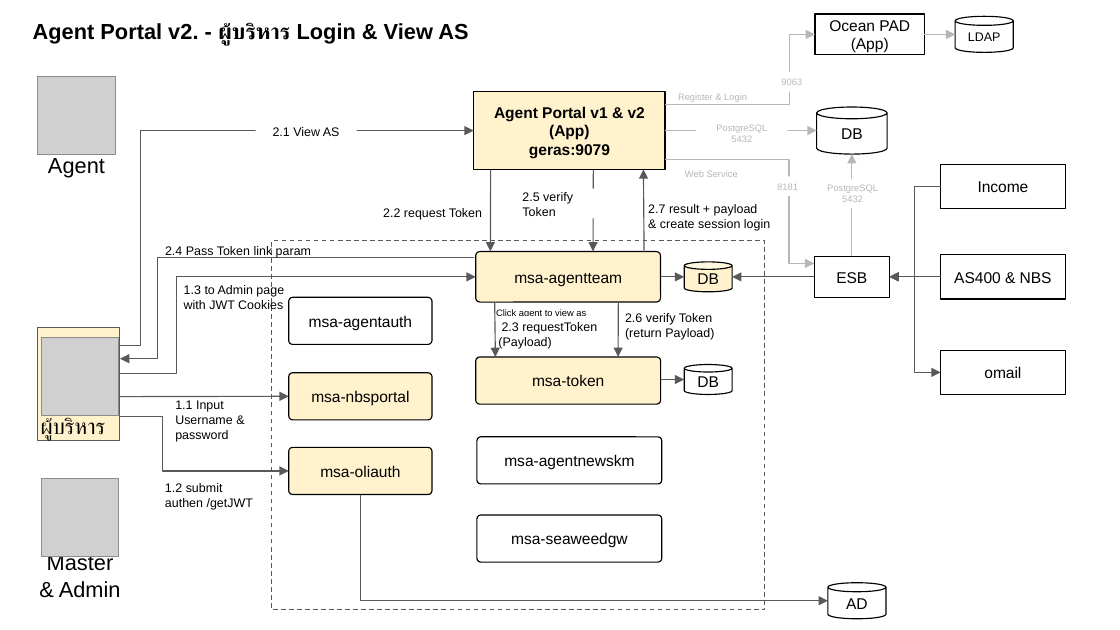
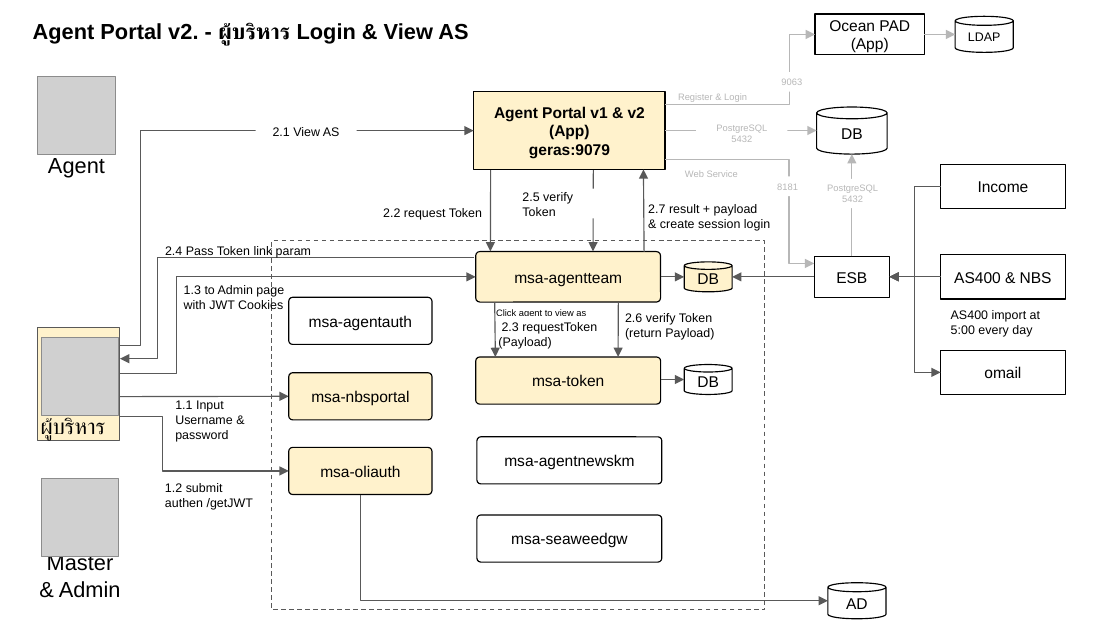
Before and after one commit to bible666/my_app, a slide deck: slide 3 of Ocean/DataFlow/Agent Portal Architectureต้นฉบับ.pptx (slide 4 before the commit). Drawn at 1120x630 pixels with LibreOffice and Linux fonts; fonts in the diff are those of the drawing; grey boxes stand for pictures. Boxes give left, top, right and bottom in pixels: in the first picture for what was removed or moved away, otherwise in the second. Text is boxed around its words. In the diff, an @@ line names an element or a change of style, - is before the commit and + after.

```diff
--- a/Ocean/DataFlow/Agent Portal Architectureต้นฉบับ.pptx
+++ b/Ocean/DataFlow/Agent Portal Architectureต้นฉบับ.pptx
@@ text added at [951,310,1040,337], 8 pt, text #000000 @@
+AS400 import at 5:00 every day
```
Also in this commit, not shown: 1 other slide changed, 1 slide removed, 2 other files.
